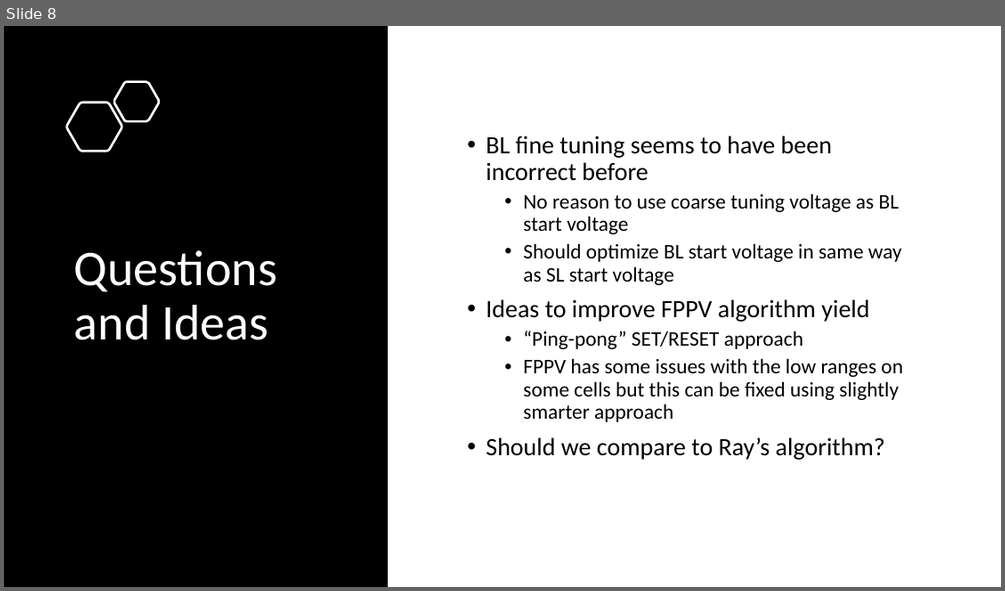
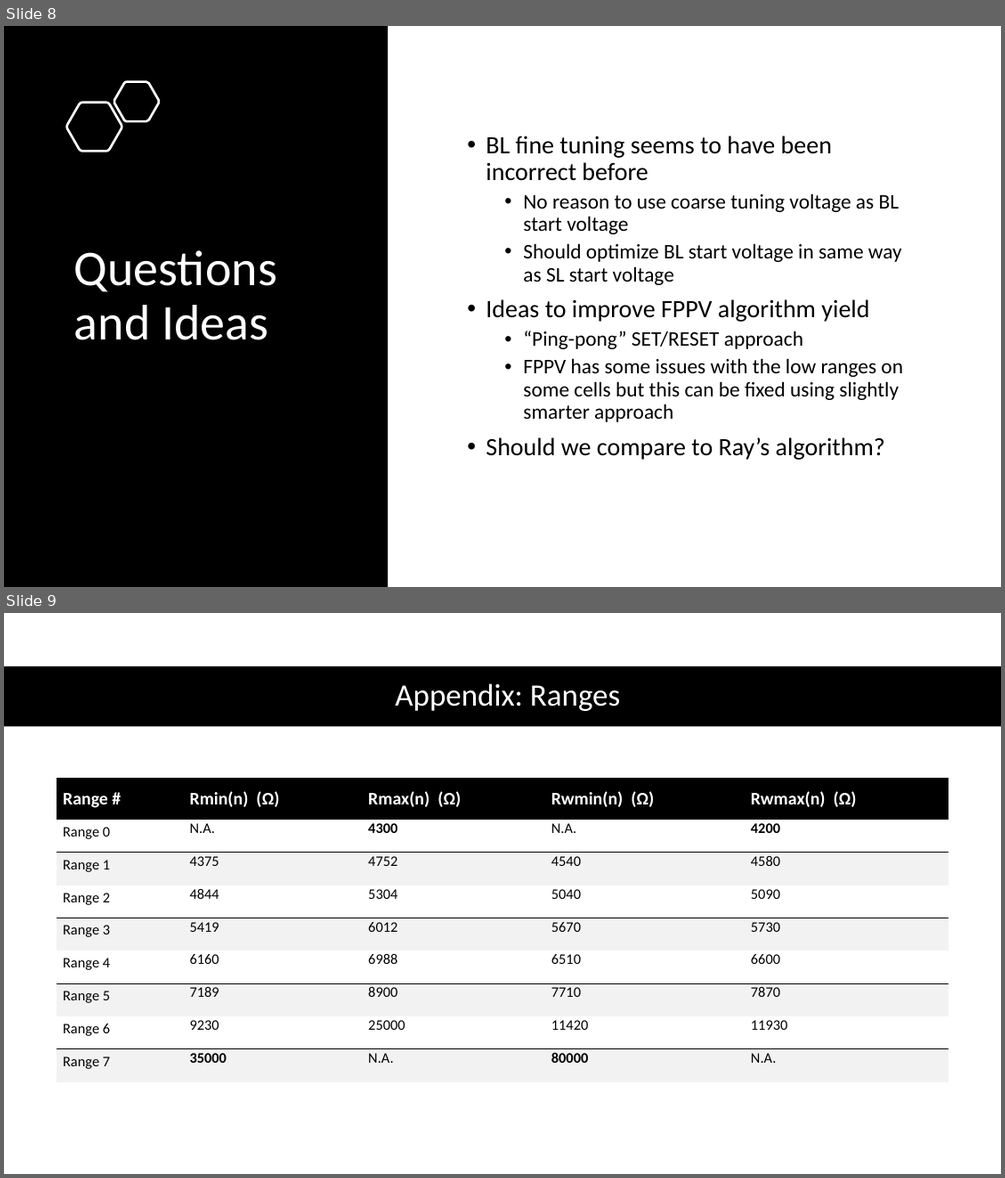
Before and after one commit to akashlevy/RRAM-RADAR-Tuning, a slide deck: presentations/Updates 7-6-20.pptx. Shown one above the other, each under a label of ours: slide 8 before the commit, slides 8 and 9 after it. The pictures are 1005x591 and 1005x1178 pixels, drawn with LibreOffice and Linux fonts; fonts in the diff are those of the drawing. Boxes give left, top, right and bottom in pixels: in the first picture for what was removed or moved away, otherwise in the second. Text is boxed around its words. In the diff, an @@ line names an element or a change of style, - is before the commit and + after.

Commit message:
Update presentation

```diff
--- a/presentations/Updates 7-6-20.pptx
+++ b/presentations/Updates 7-6-20.pptx
@@ slide 9 added at bbox=[4, 613, 1001, 1174], background #FFFFFF @@
@@ title added at bbox=[49, 666, 966, 726], 30 pt, text #FFFFFF @@
+Appendix: Ranges
@@ rectangle added at bbox=[4, 666, 1001, 727], fill #000000 @@
@@ table added at bbox=[57, 778, 948, 1082], 9 rows, 5 columns @@
+Range # | Rmin(n) (Ω) | Rmax(n) (Ω) | Rwmin(n) (Ω) | Rwmax(n) (Ω)
+Range 0 | N.A. | 4300 | N.A. | 4200
+Range 1 | 4375 | 4752 | 4540 | 4580
+Range 2 | 4844 | 5304 | 5040 | 5090
+Range 3 | 5419 | 6012 | 5670 | 5730
+Range 4 | 6160 | 6988 | 6510 | 6600
+Range 5 | 7189 | 8900 | 7710 | 7870
+Range 6 | 9230 | 25000 | 11420 | 11930
+Range 7 | 35000 | N.A. | 80000 | N.A.
```
